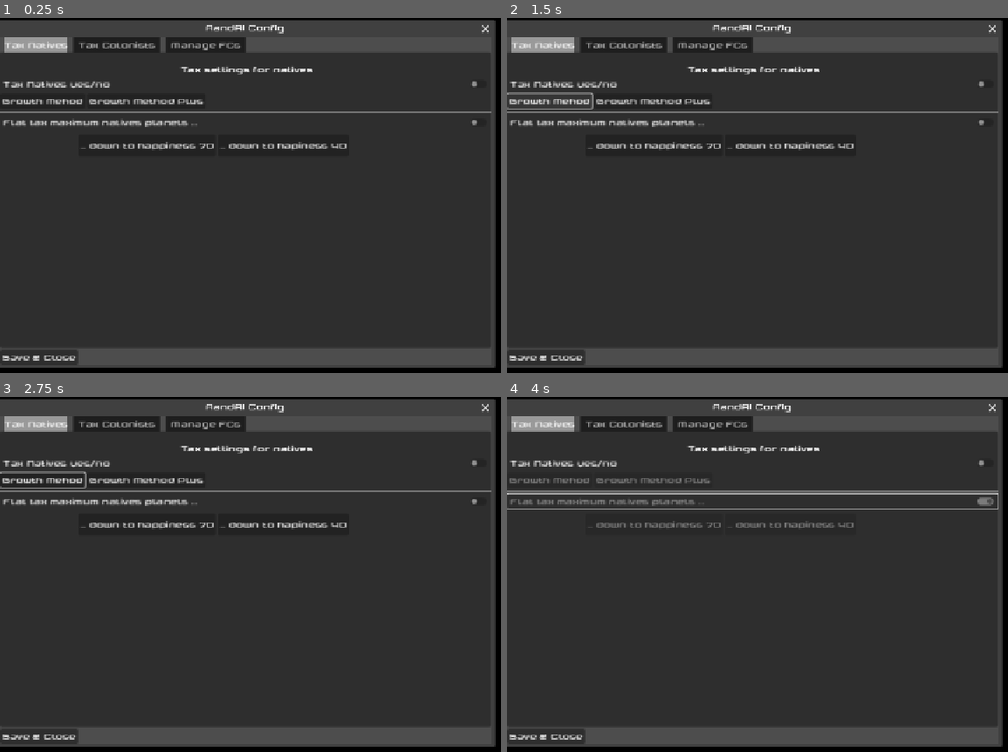
Above: before the commit, frames 1-4 (two rows, left to right).
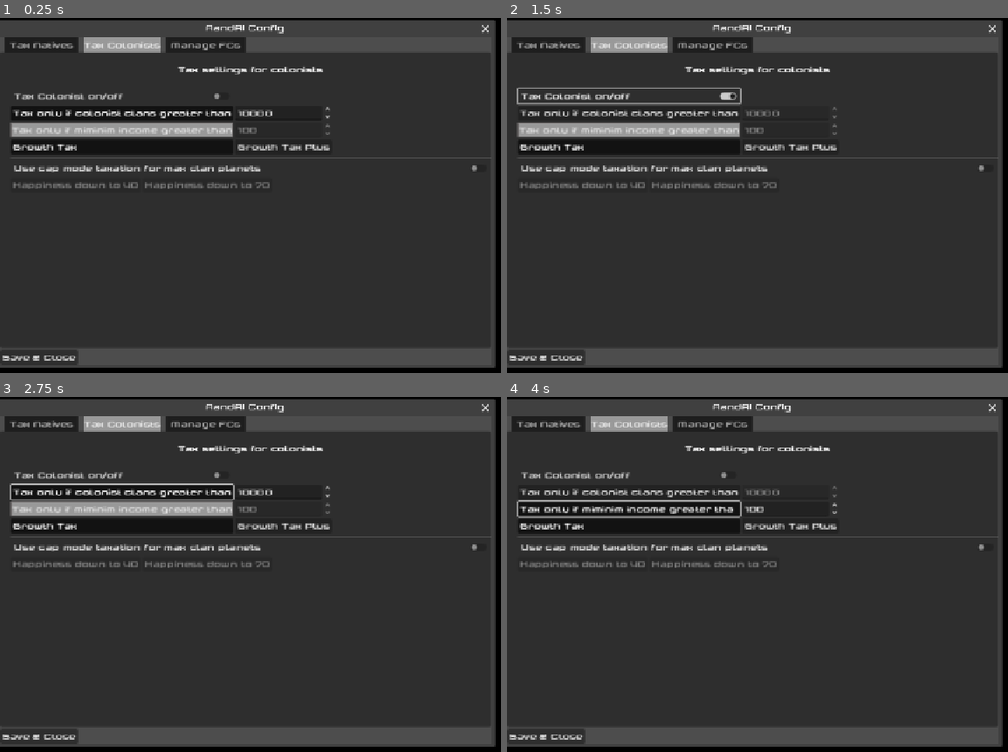
Above: after the commit, the same moments.

Repository: Kecupo/PMS-Planets.nu
Game: Godot game, scene res://Scenes/ConfigPopup.tscn
Two runs of this game, one before a commit and one after it. Both use one fixed random seed, a clock stepped at 60 frames per second and the inputs below. This scene is started directly instead of the project's main scene.
Inputs (mouse positions are in pixels of both pictures, inside the frame that each line leads up to):
- Up to frame 1 (0.25 s): no input
- Up to frame 2 (1.5 s): click (627, 96) at 0.5 s, where only the run after the commit has a clickable "Tax Colonist on/off"; click (547, 99) at 1.25 s, where only the run before the commit has a clickable "Growth Mehod"
- Up to frame 3 (2.75 s): click (120, 492) at 2 s, where only the run after the commit has a clickable "Tax only if colonist clans gr…"
- Up to frame 4 (4 s): click (652, 478) at 2.75 s, where only the run before the commit has a clickable "Growth Method Plus"; click (627, 510) at 3.5 s, where only the run after the commit has a clickable "Tax only if miminim income gr…"

The runs differ from the first frame. In frame 1, 8.5% of the frame differs, in the area x 0-99%, y 5-49%; in frame 2, 8.1%; in frame 3, 8.9%; in frame 4, 8.1%.
Error after the commit: Invalid access to property or key 'nat_tax_enabled' on a base object of type 'Node (RandAIConfig)'. (res://Scenes/config_popup.gd:122)

Commit message:
RandConfig

Diff:
--- a/Scenes/ConfigPopup.tscn
+++ b/Scenes/ConfigPopup.tscn
@@ -80,9 +80,10 @@
 theme_override_styles/tabbar_background = SubResource("StyleBoxTexture_kx6hq")
 theme_override_styles/tab_hovered = SubResource("StyleBoxFlat_4bn5k")
 theme_override_styles/tab_selected = SubResource("StyleBoxFlat_0issk")
-current_tab = 0
+current_tab = 1
 
 [node name="Tax Natives" type="VBoxContainer" parent="RootVBox/Tabs"]
+visible = false
 layout_mode = 2
 theme = SubResource("Theme_joxi8")
 metadata/_tab_index = 0
@@ -137,7 +138,6 @@
 text = "... down to hapiness 40"
 
 [node name="Tax Colonists" type="VBoxContainer" parent="RootVBox/Tabs"]
-visible = false
 layout_mode = 2
 metadata/_tab_index = 1
 
@@ -159,13 +159,11 @@
 layout_mode = 2
 columns = 2
 
-[node name="RbColGateOff" type="Button" parent="RootVBox/Tabs/Tax Colonists/MarginContainer/VBoxContainer/GridContainer"]
-unique_name_in_owner = true
-layout_mode = 2
-toggle_mode = true
+[node name="RbColGateOff" type="CheckButton" parent="RootVBox/Tabs/Tax Colonists/MarginContainer/VBoxContainer/GridContainer"]
+unique_name_in_owner = true
+layout_mode = 2
 button_group = ExtResource("2_cq0wd")
 text = "Tax Colonist on/off"
-alignment = 0
 
 [node name="Label" type="Label" parent="RootVBox/Tabs/Tax Colonists/MarginContainer/VBoxContainer/GridContainer"]
 layout_mode = 2
--- a/Scenes/config_popup.gd
+++ b/Scenes/config_popup.gd
@@ -87,69 +87,50 @@
 func sync_from_config() -> void:
 	_syncing = true
 
-	# --- Gate defaults: falls Config noch nicht erweitert ist,
-	# kannst du vorerst hart setzen oder später ersetzen.
-	# Ich nehme hier an, dass du später RandAI_Config.col_tax_gate_mode nutzt:
 	# 0=OFF, 1=MIN_CLANS, 2=MIN_INCOME
-	var gate_mode: int = 1
-	if "col_tax_gate_mode" in RandAI_Config:
-		gate_mode = int(RandAI_Config.col_tax_gate_mode)
+	var gate_mode: int = int(RandAI_Config.col_tax_gate_mode)
 
 	rb_col_gate_off.button_pressed = (gate_mode == 0)
 	rb_col_gate_min_clans.button_pressed = (gate_mode == 1)
 	rb_col_gate_min_income.button_pressed = (gate_mode == 2)
 
 	# Spin Werte
-	var min_clans: int = 10000
-	if "col_tax_min_clans" in RandAI_Config:
-		min_clans = int(RandAI_Config.col_tax_min_clans)
-	spin_col_min_clans.value = float(min_clans)
-
-	var min_income: int = 100
-	if "col_tax_min_income_mc" in RandAI_Config:
-		min_income = int(RandAI_Config.col_tax_min_income_mc)
-	spin_col_min_income.value = float(min_income)
-
-	# Methode: 0=GrowthTax, 1=GrowthTaxPlus
-	var method: int = 0
-	if "col_tax_method" in RandAI_Config:
-		method = int(RandAI_Config.col_tax_method)
+	spin_col_min_clans.value = float(RandAI_Config.col_tax_min_clans)
+	spin_col_min_income.value = float(RandAI_Config.col_tax_min_income_mc)
+
+	# Methode
+	var method: int = int(RandAI_Config.col_tax_method)
 	rb_col_method_growth.button_pressed = (method == 0)
 	rb_col_method_growth_plus.button_pressed = (method == 1)
 
 	# Cap Mode
-	var cap_enabled: bool = false
-	if "col_tax_cap_mode_enabled" in RandAI_Config:
-		cap_enabled = bool(RandAI_Config.col_tax_cap_mode_enabled)
-	chk_col_cap_mode.button_pressed = cap_enabled
-
-	# Cap Target: 70 oder 40 (als int 70/40 oder 0/1 – wir nehmen hier int)
-	var cap_target: int = 70
-	if "col_tax_cap_happy_target" in RandAI_Config:
-		cap_target = int(RandAI_Config.col_tax_cap_happy_target)
+	chk_col_cap_mode.button_pressed = bool(RandAI_Config.col_tax_cap_enabled)
+
+	# Cap Target
+	var cap_target: int = int(RandAI_Config.col_tax_happy_target)
 	rb_col_cap_70.button_pressed = (cap_target == 70)
 	rb_col_cap_40.button_pressed = (cap_target == 40)
 
-	# UI enable/disable abhängig von Auswahl
 	_update_colonist_gate_controls()
 	_update_colonist_cap_controls()
 
+	_sync_native_tab_from_config()
+
 	_syncing = false
 
 func _sync_native_tab_from_config() -> void:
-	# Gate
-	var gate: int = RandAI_Config.nat_tax_gate_mode
-	chk_nat_tax_enabled.button_pressed = (gate == 0)
-	# Method
+	chk_nat_tax_enabled.button_pressed = bool(RandAI_Config.nat_tax_enabled)
+
 	var m: int = int(RandAI_Config.nat_tax_method)
 	btn_nat_method_growth.button_pressed = (m == 0)
 	btn_nat_method_growth_plus.button_pressed = (m == 1)
 
-	# Cap
-	chk_nat_cap.button_pressed = RandAI_Config.nat_tax_cap_enabled
+	chk_nat_cap.button_pressed = bool(RandAI_Config.nat_tax_cap_enabled)
+
 	var tgt: int = int(RandAI_Config.nat_tax_happy_target)
 	btn_nat_cap_70.button_pressed = (tgt == 70)
 	btn_nat_cap_40.button_pressed = (tgt == 40)
+
 	_update_native_controls()
 
 func _update_native_controls() -> void:
--- a/Scripts/Services/GameSelect_Popup.gd
+++ b/Scripts/Services/GameSelect_Popup.gd
@@ -23,6 +23,7 @@
 	popup_centered()
 	grab_focus()
 	_refresh()
+
 func _on_item_clicked(index: int, _pos: Vector2, _button: int) -> void:
 	if index < 0 or index >= _games.size():
 		return
--- a/Scripts/game_state.gd
+++ b/Scripts/game_state.gd
@@ -280,6 +280,7 @@
 	# Config pro Spiel laden
 	RandAI_Config.set_current_game(game_id)
 	emit_signal("game_changed", game_id)
+
 func get_my_race_id() -> int:
 	return my_race_id
 
